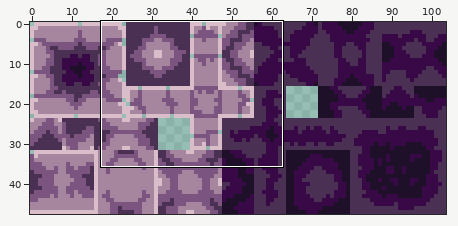
File history of a sprite sheet, assets/graphics/map/stone.png. Above, an overview of the earlier version with the close-up marked.
Close-up. Before the edit:
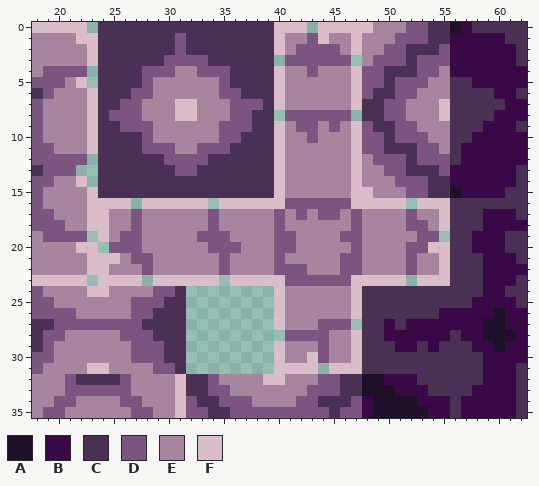
The file is 104x48 pixels. Shown: x 18..62, y 0..35.
Palette (. is transparent): A #1f102a  B #390947  C #4a3052  D #7b5480  E #a6859f  F #d9bdc8
Pixels before, first column x 18:
 0 FFFFF.CCCCCCCCCCCCCCCCFFF.FFFFFEEEDDCCABCCCCC
 1 EEEEFFCCCCCCCDCCCCCCCCFEEDFEEFEEEDDDCCBBBBBCC
 2 EEEEEFCCCCCCCDCCCCCCCCFEDDDDEFEEDDCCCDBBBBBBC
 3 EEEEEFCCCCCCDDDDCCCCCC.DDDDDD.EDDDCDDDBBBBBBC
 4 EDDDD.CCCCDDDEEDDDCCCCFEEDEEEFDDCCCDDEBBBBBBB
 5 DDDEF.CCCCDEEEEEEDCCCCFEEEEEEFDDCDDDEECCBBBBB
 6 CDEEEFCCCDDEEEEEEDDCCCFEEEEEEFDCCDDEEECCCCBBC
 7 DEEEEFCCDDEEEFFEEEDDDCFEEEEEEFCCDDEEEFCCCCCBB
 8 DEEEEFCDDDEEEFFEEEDDCC.DDDDDD.CCDDEEEFCCCCBBB
 9 DEEEEFCCDDDEEEEEEDDDCCFEDDEDEFDCCDDEEECCCBBBC
10 DEEEEFCCCCDEEEEEEDDCCCFEEDEEEFDDCDDDEECCBBBBB
11 DDEEEFCCCCDDDEEDDDCCCCFEEEEEEFDDCCCDDECBBBBBB
12 DDDDD.CCCCCCDDDDCCCCCCFEEEEEEFEDDDCDDDCBBBBBB
13 CDDD..CCCCCCCDDCCCCCCCFEEEEEEFEEDDCCCDBBBBBBC
14 DDEEF.CCCCCCCCCCCCCCCCFEEEEEEFEEEDDDCCBBBBBBC
15 DEEEEFCCCCCCCCCCCCCCCCFEEEEEEFFEEEDDCCABBBBCC
16 DEEEEFFFF.FFFFFF.FFFFFFDDDDDDFFFFF.FFFCCCCCCC
17 DDEEEFFEEDEEEEEEDEEEEEDEDEDDEDEEEEDEEFCCCBBBC
18 DDDEEFFEEDEEEEEEDEEEEEDEEEEEEDEEEEDDEFCCCBBBB
19 EDDDD.FEDDEEEEEDDDEEEEDDEEEEDDEEEEEDD.CCBBBCC
20 EEEEFF.DDDEEEEEEDDDEEEDDEEEEEDEEEEDDFFCCBBBCC
21 EEEEEFFFEDDEEEEEEDEEEEDEEEEEDDEEEEDEEFCCCBBBC
22 EEEEEFFEEEDEEEEEEDEEEEDDDEEEDDEEEEDEEFCCCBBBB
23 FFFFF.FFFF.FFFFFF.FFFFFDDDDDDFFFFF.FFFCCCBBBC
24 DEEEEFFEEEEDDC........FEEEEEEFCCCCCCCCCCCBBCC
25 DDEEEEEEEDDDCC........FEEEEEEFCCCCCCCCCCBBBBC
26 DDDDEEEEEDDCCC........FEEEEEEFCCCCCCCBBBBBABB
27 CCDDDDDDDDCCCC........FEEEDDD.CCBCBBBBBBBAABB
28 CDDEEEEEDDDCCC.........DDDDEEFCCBBBBBBCBBAAAB
29 CDEEEEEEEDDDCC........FEEEDEEFCCCBBCBCCCBBABB
30 DDEEEEEEEDDDCC........FEEFDEEFCCCCCCCCCCCBBBB
31 DEEEEFFEEEEDDC........FFFF.FFFCCCCCCCCCCCBBBC
32 EEEDCCCCDEEEEFCCDEEEEFFEEEDDCCAABBBCCCCCCBBBC
33 EEEDDDDDDEEEEFCCDDEEEEEEEDDDCCAAABBBCCCCBBBBC
34 EEDDEEEEDDEEEFDCCDDDEEEEDDCCCDBAAAABBBCBBBBBC
35 EDDEEEEEEDDEEFDDCCDDDDDDDDDCDDBAAAAABBCBBBBBC
After the commit:
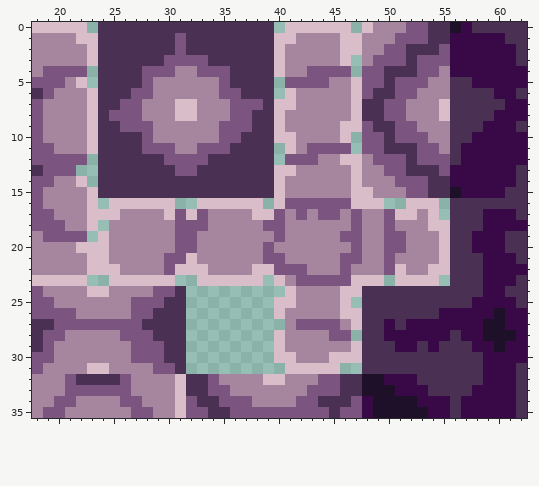
The edit:
y 0: x 40 F -> .; x 43 . -> F; x 47 F -> .
y 1: x 41 E -> F; x 43..44 DF -> EE; x 46 E -> F
y 2: x 42..46 DDDDE -> EEEEF
y 3: x 40..46 .DDDDDD -> FEEEEEF
y 4: x 44..47 EEEF -> DDD.
y 5: x 40..44 FEEEE -> .DDDD
y 6: x 40..41 FE -> .F
y 7: x 41 E -> F
y 8: x 40..47 .DDDDDD. -> FEEEEEEF
y 9: x 42..43 DD -> EE; x 45..46 DE -> EF
y 10: x 41 E -> F; x 43 D -> E; x 46..47 EF -> F.
y 11: x 40..41 FE -> .F; x 43..47 EEEEF -> DDDD.
y 12: x 40..43 FEEE -> .DDD; x 46 E -> F
y 13: x 41 E -> F
y 16: x 24 F -> .; x 27 . -> F; x 31..32 FF -> ..; x 34 . -> F; x 39 F -> .; x 50..52 FF. -> ..F; x 55 F -> .
y 17: x 25 E -> F; x 27 D -> E; x 30..34 EEEED -> FDFDE; x 38..39 EE -> FF; x 50..52 EED -> DFF; x 54..55 EF -> F.
y 18: x 24 F -> .; x 27 D -> E; x 31..34 EEED -> DDDE; x 39 E -> D; x 50 E -> D; x 52..54 DDE -> EEF
y 19: x 26..27 DD -> EE; x 31..35 EEDDD -> DDEEE; x 41 D -> E; x 50..51 EE -> DD; x 53..55 DD. -> EEF
y 20: x 24..27 .DDD -> FEEE; x 31..32 EE -> DD; x 34..36 DDD -> EEE; x 39..41 EDD -> DEE; x 50..54 EEDDF -> DDEEE
y 21: x 25 F -> E; x 27..28 DD -> EE; x 30..32 EEE -> DDF; x 35 D -> E; x 39 E -> D; x 50 E -> D; x 52 D -> E
y 22: x 25 E -> F; x 28 D -> E; x 30..33 EEEE -> DFFF; x 35 D -> E; x 38..39 EE -> FF; x 47 D -> E; x 50..52 EED -> DFE; x 54 E -> F
y 23: x 24 F -> .; x 28 . -> F; x 31..32 FF -> ..; x 35 . -> F; x 39 F -> .; x 41 D -> E; x 50 F -> .; x 52 . -> F; x 55 F -> .
y 24: x 40..41 FE -> .F; x 46 E -> F
y 25: x 41 E -> F; x 46..47 EF -> F.
y 26: x 46 E -> F
y 27: x 40 F -> .; x 42..43 EE -> DD; x 46..47 D. -> EF
y 28: x 40..47 .DDDDEEF -> FEEEEDD.
y 29: x 44 D -> E
y 30: x 41 E -> F; x 43..46 FDEE -> EEFF
y 31: x 40 F -> .; x 44 . -> F; x 46..47 FF -> ..
Changed places in both close-ups, as pixel boxes (x1, y1, x2, y2):
changed: (98, 22, 450, 374)
